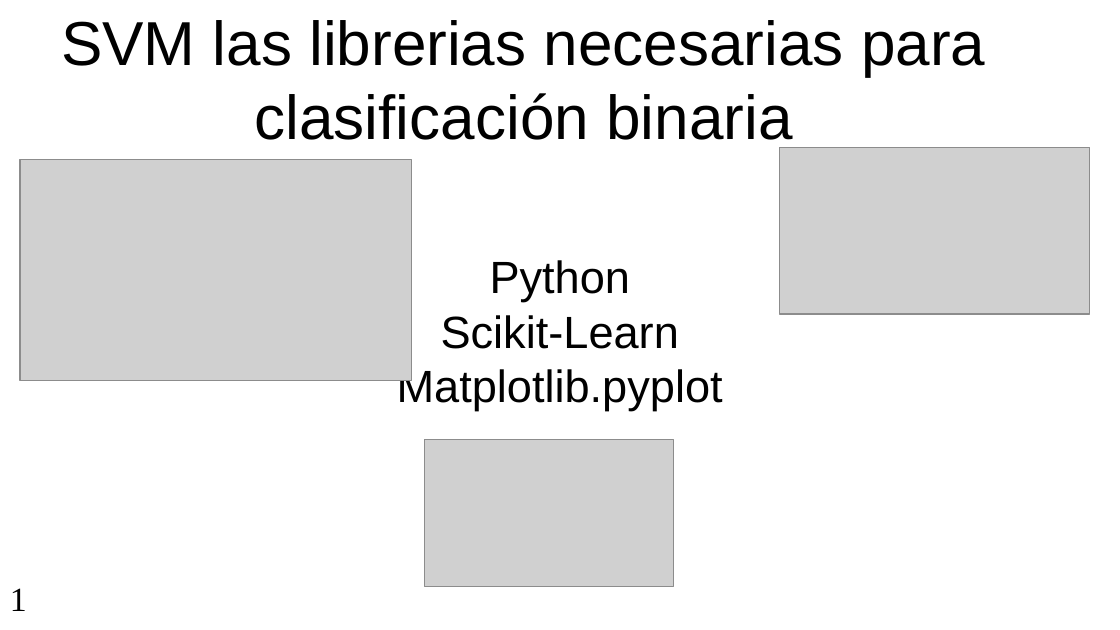
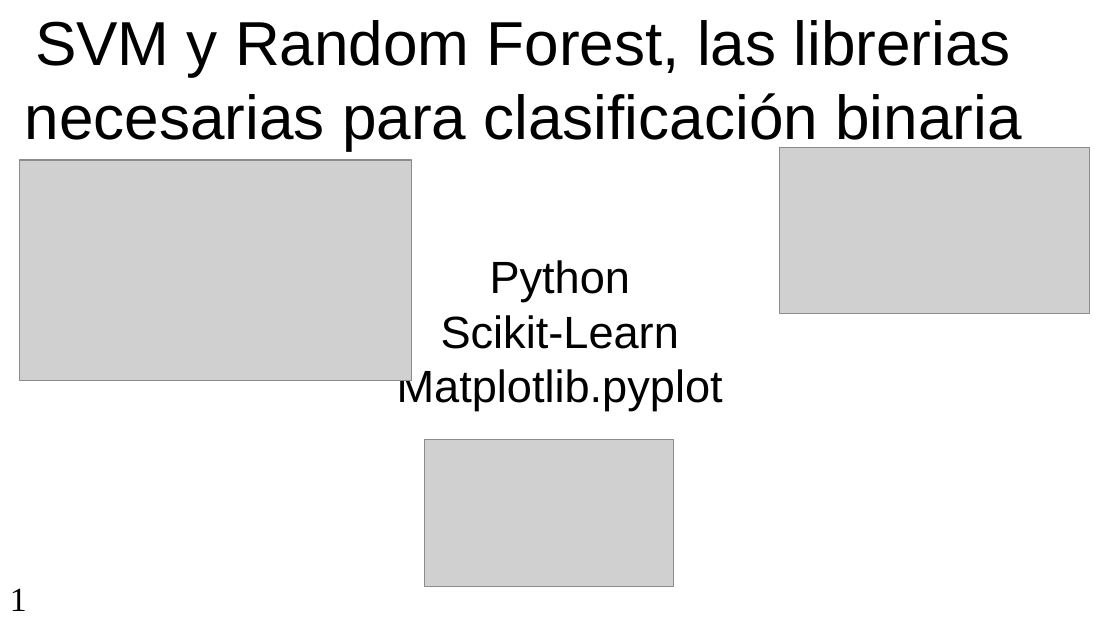
Before and after one commit to marco-canas/arima, a slide deck: slide 1 of presentacion_jornadas_investigacion/las diapositivas_marco_julio.pptx. Drawn at 1120x630 pixels with LibreOffice and Linux fonts; fonts in the diff are those of the drawing; grey boxes stand for pictures. Boxes give left, top, right and bottom in pixels: in the first picture for what was removed or moved away, otherwise in the second. Text is boxed around its words. In the diff, an @@ line names an element or a change of style, - is before the commit and + after.

```diff
--- a/presentacion_jornadas_investigacion/las diapositivas_marco_julio.pptx
+++ b/presentacion_jornadas_investigacion/las diapositivas_marco_julio.pptx
@@ title at <box>25,20,1021,151</box>: text changed @@
-SVM las librerias necesarias para clasificación binaria
+SVM y Random Forest, las librerias necesarias para clasificación binaria
```
Also in this commit, not shown: 2 other slides changed, 6 other files.
